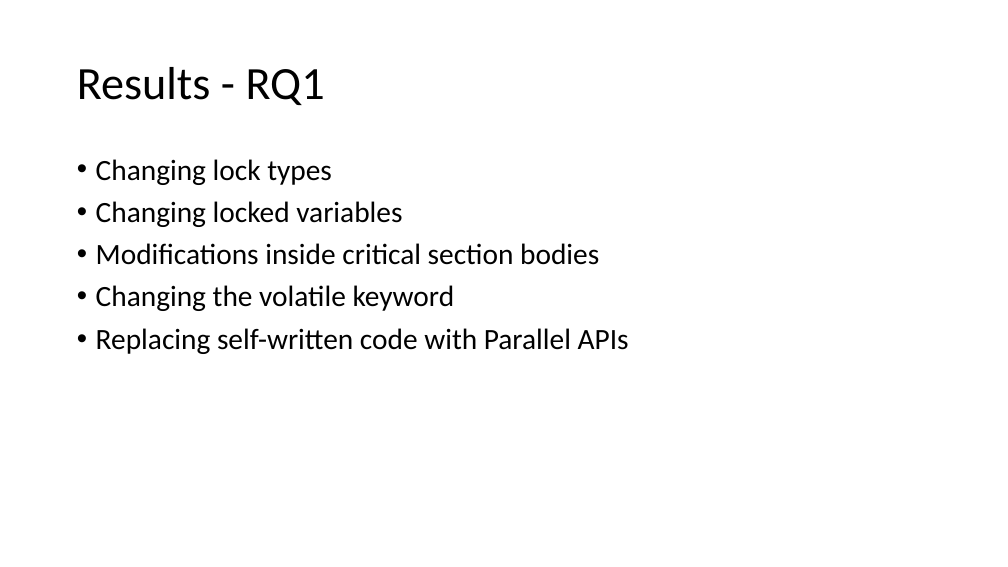
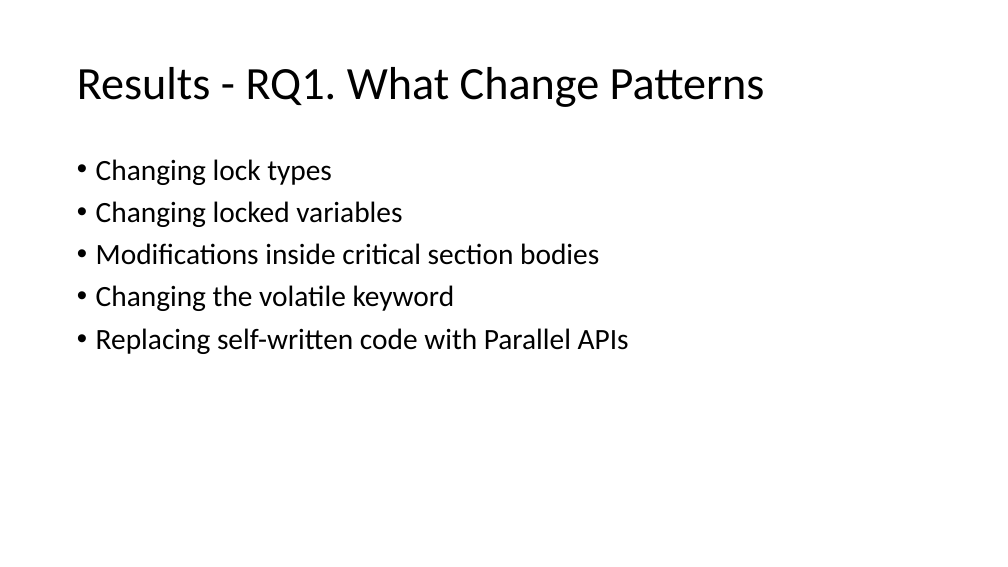
Before and after one commit to qwordy/Research, a slide deck: slide 14 of ppt/How do Programmers Maintain Concurrent Code.pptx (slide 10 before the commit). Drawn at 1008x567 pixels with LibreOffice and Linux fonts; fonts in the diff are those of the drawing. Boxes give left, top, right and bottom in pixels: in the first picture for what was removed or moved away, otherwise in the second. Text is boxed around its words. In the diff, an @@ line names an element or a change of style, - is before the commit and + after.

```diff
--- a/ppt/How do Programmers Maintain Concurrent Code.pptx
+++ b/ppt/How do Programmers Maintain Concurrent Code.pptx
@@ title at (x1=77, y1=67, x2=765, y2=107): text changed @@
-Results - RQ1
+Results - RQ1. What Change Patterns
```
Also in this commit, not shown: 12 other slides changed, 7 slides added.
